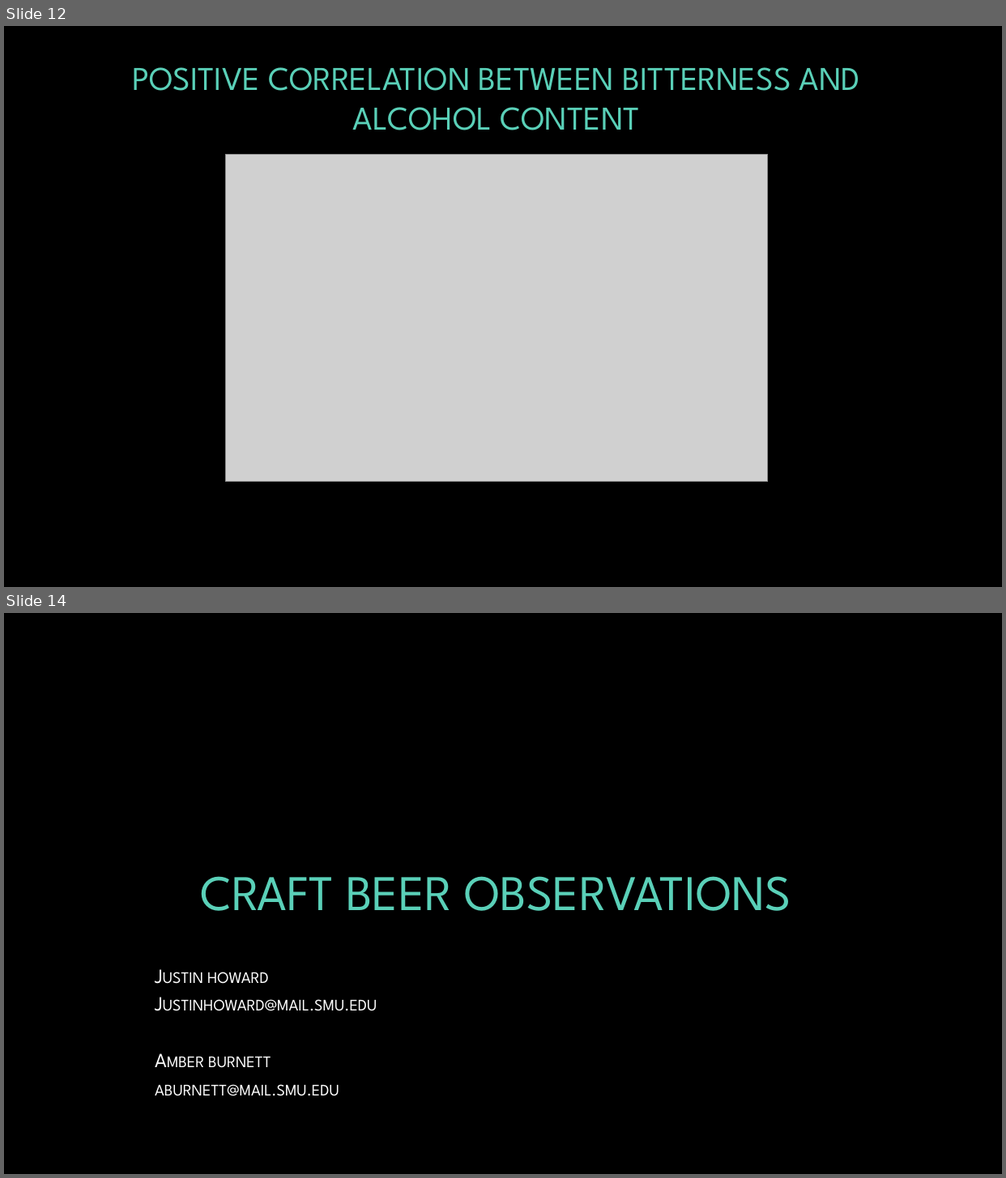
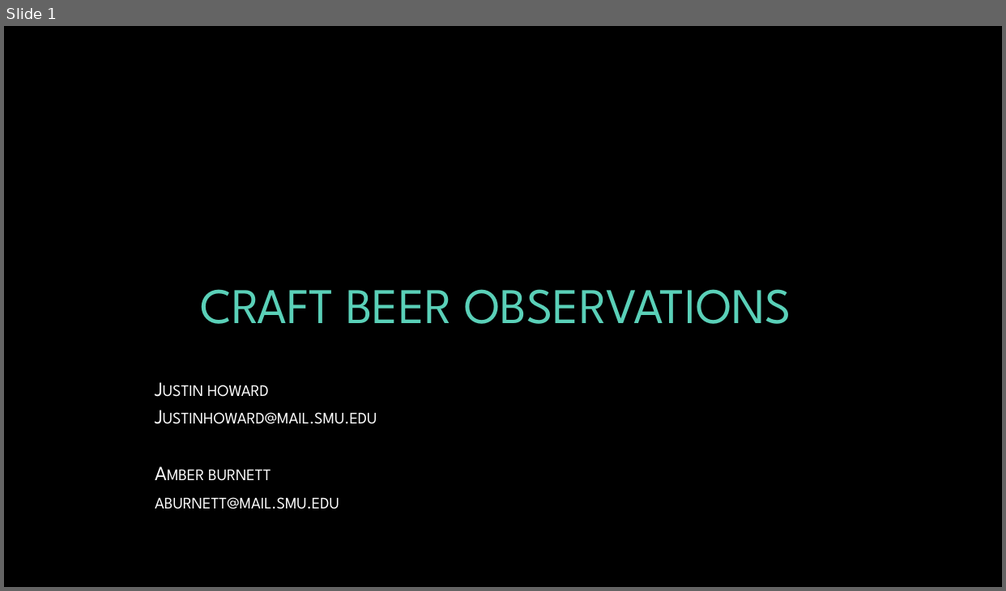
Before and after one commit to amberburnett/BeerSales, a slide deck: EDA – Beer Sales.pptx. Shown one above the other, each under a label of ours: slides 12 and 14 before the commit, slide 1 after it; the slides between them are not shown. The pictures are 1006x1178 and 1006x591 pixels, drawn with LibreOffice and Linux fonts; fonts in the diff are those of the drawing; grey boxes stand for pictures; background and template pictures are left out. Boxes give left, top, right and bottom in pixels: in the first picture for what was removed or moved away, otherwise in the second. Text is boxed around its words. In the diff, an @@ line names an element or a change of style, - is before the commit and + after.

```diff
--- a/EDA – Beer Sales.pptx
+++ b/EDA – Beer Sales.pptx
@@ slide 12 removed at [4, 26, 1002, 587], background picture (left out) @@
@@ title removed at [132, 67, 860, 130] @@
-POSITIVE CORRELATION BETWEEN BITTERNESS AND ALCOHOL CONTENT
@@ picture removed at [226, 154, 769, 482] @@
@@ what was slide 14 is now slide 1 @@
```
Also in this commit, not shown: 3 slides changed, 12 other slides removed.
